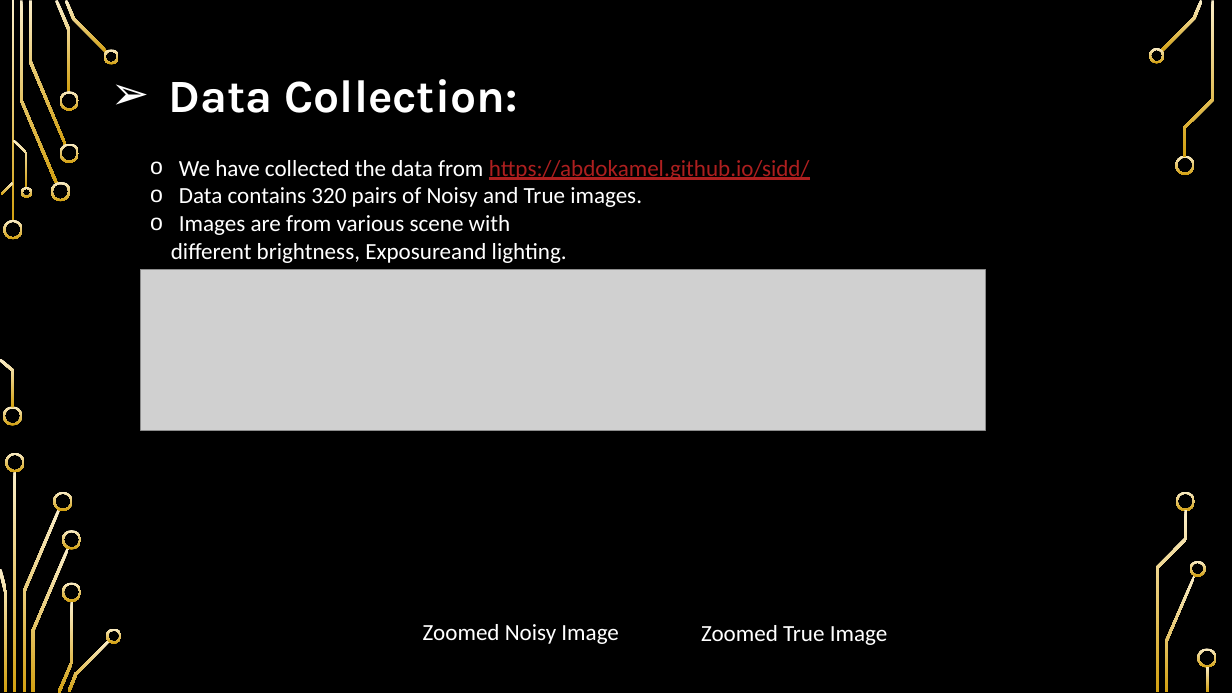
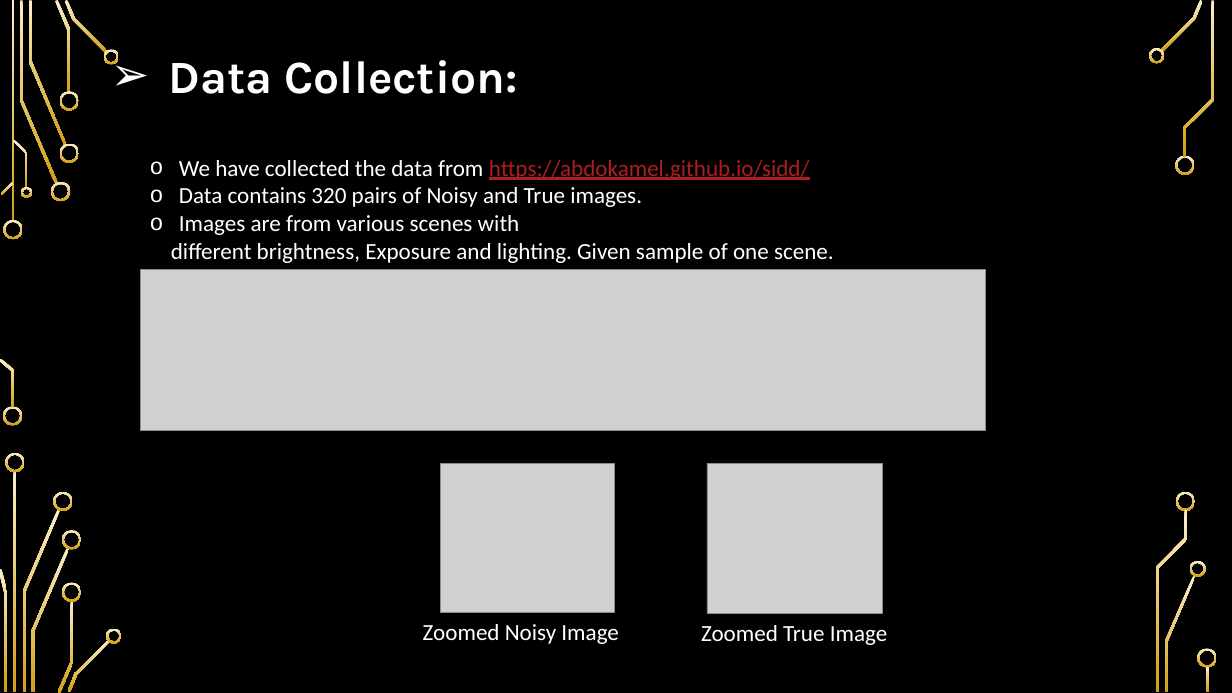
Before and after one commit to biswajit-github-2022/RKMVERI_2ND, a slide deck: slide 3 of class/ML/ML_project/ml_project_proposal_uddalak_mukherjee_biswajit_rana/ML_Project_Update.pptx (slide 5 before the commit). Drawn at 1232x693 pixels with LibreOffice and Linux fonts; fonts in the diff are those of the drawing; grey boxes stand for pictures; background and template pictures are left out. Boxes give left, top, right and bottom in pixels: in the first picture for what was removed or moved away, otherwise in the second. Text is boxed around its words. In the diff, an @@ line names an element or a change of style, - is before the commit and + after.

Commit message:
Lab

```diff
--- a/class/ML/ML_project/ml_project_proposal_uddalak_mukherjee_biswajit_rana/ML_Project_Update.pptx
+++ b/class/ML/ML_project/ml_project_proposal_uddalak_mukherjee_biswajit_rana/ML_Project_Update.pptx
@@ text "Data Collection:": place and size @@
-text "Data Collection:" at (169,79,518,113)
+text "Data Collection:" at (169,60,518,94)
@@ text at (171,215,834,263): text changed @@
-o Images are from various scene with
-different brightness, Exposureand lighting.
+o Images are from various scenes with
+different brightness, Exposure and lighting. Given sample of one scene.
@@ picture added at (440,464,614,614) @@
@@ picture added at (707,464,883,614) @@
```
Also in this commit, not shown: 2 slides added, 3 slides removed.
